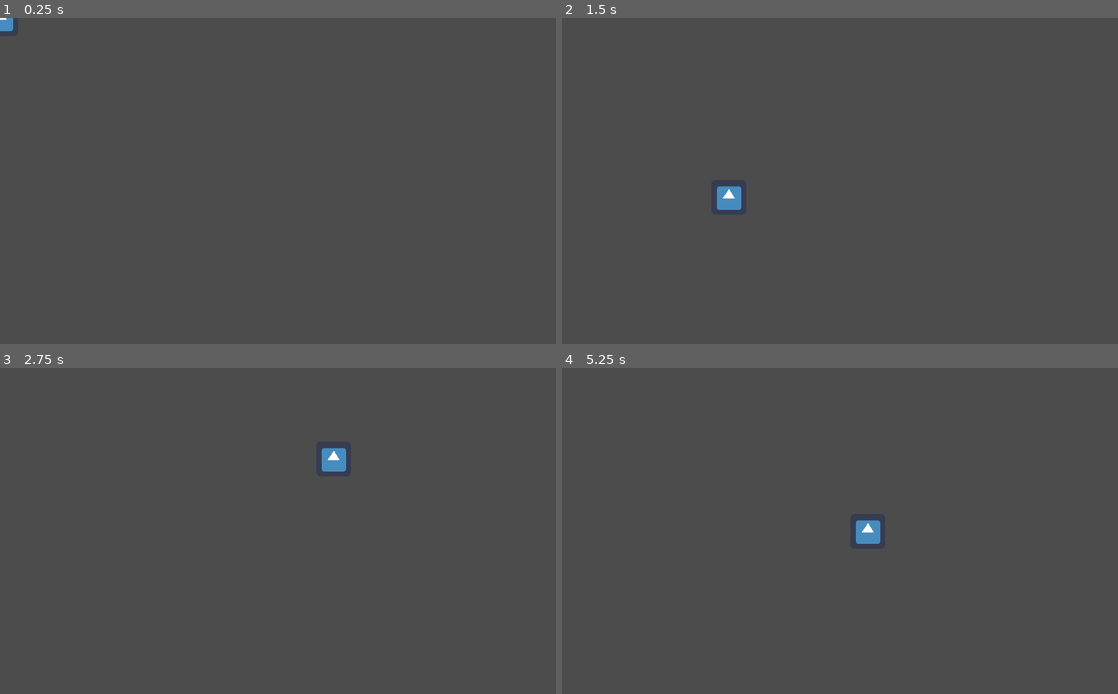
Above: before the commit, frames 1-4 (two rows, left to right).
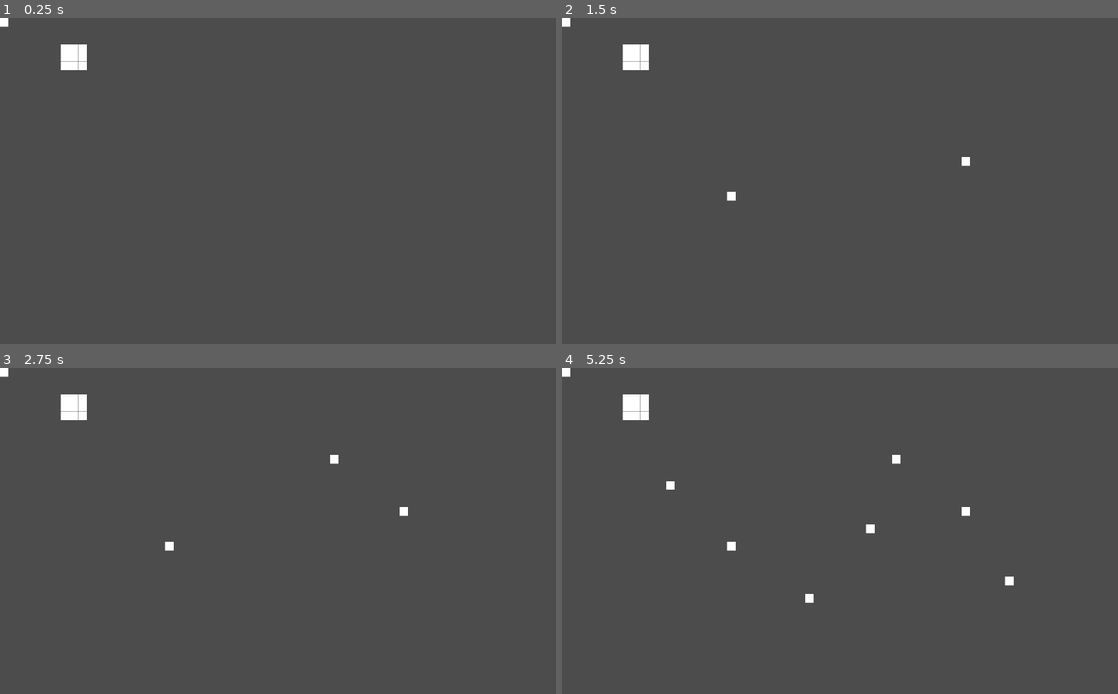
Above: after the commit, the same moments.

Repository: kosinaz/resize
Game: Godot game, scene res://Node2D.tscn
Two runs of this game, one before a commit and one after it. Both use one fixed random seed, a clock stepped at 60 frames per second and the inputs below. The engine's default icon, where the game draws it, is replaced by a stand-in: a white triangle on a blue panel in a dark square.
Inputs (mouse positions are in pixels of both pictures, inside the frame that each line leads up to):
- Up to frame 1 (0.25 s): no input
- Up to frame 2 (1.5 s): tap Enter at 0.5 s; move the mouse to (962, 164) at 0.52 s; tap Space at 1.25 s; move the mouse to (728, 197) at 1.27 s
- Up to frame 3 (2.75 s): tap Enter at 2 s; move the mouse to (333, 459) at 2.02 s
- Up to frame 4 (5.25 s): tap Space at 2.75, 4.25 s; move the mouse to (812, 596) at 2.77 s; tap Enter at 3.5 s; move the mouse to (1006, 579) at 3.52 s; move the mouse to (673, 482) at 4.27 s; move the mouse to (867, 531) at 5.02 s

The runs differ from the first frame. In frame 1, 0.5% of the frame differs, in the area x 0-16%, y 0-16%; in frame 2, 0.8%; in frame 3, 0.8%; in frame 4, 1.0%, in the area x 0-82%, y 0-73%.

Commit message:
quad test

Diff:
--- a/Node2D.gd
+++ b/Node2D.gd
@@ -13,4 +13,6 @@
 
 # Called every frame. 'delta' is the elapsed time since the previous frame.
 func _process(_delta):
-	$Sprite.position = get_global_mouse_position()
+	var x = $TileMap.world_to_map(get_global_mouse_position()).x
+	var y = $TileMap.world_to_map(get_global_mouse_position()).y
+	$TileMap.set_cell(x, y, 0)
--- a/Node2D.tscn
+++ b/Node2D.tscn
@@ -1,10 +1,29 @@
-[gd_scene load_steps=3 format=2]
+[gd_scene load_steps=4 format=2]
 
 [ext_resource path="res://Node2D.gd" type="Script" id=1]
-[ext_resource path="res://icon.png" type="Texture" id=2]
+[ext_resource path="res://monochrome_tilemap_transparent.png" type="Texture" id=3]
+
+[sub_resource type="TileSet" id=1]
+0/name = "monochrome_tilemap_transparent.png 0"
+0/texture = ExtResource( 3 )
+0/tex_offset = Vector2( 0, 0 )
+0/modulate = Color( 1, 1, 1, 1 )
+0/region = Rect2( 255, 306, 16, 16 )
+0/tile_mode = 0
+0/occluder_offset = Vector2( 0, 0 )
+0/navigation_offset = Vector2( 0, 0 )
+0/shape_offset = Vector2( 0, 0 )
+0/shape_transform = Transform2D( 1, 0, 0, 1, 0, 0 )
+0/shape_one_way = false
+0/shape_one_way_margin = 0.0
+0/shapes = [  ]
+0/z_index = 0
 
 [node name="Node2D" type="Node2D"]
 script = ExtResource( 1 )
 
-[node name="Sprite" type="Sprite" parent="."]
-texture = ExtResource( 2 )
+[node name="TileMap" type="TileMap" parent="."]
+tile_set = SubResource( 1 )
+cell_size = Vector2( 16, 16 )
+format = 1
+tile_data = PoolIntArray( 196615, 0, 0, 196616, 0, 0, 196617, 0, 0, 262151, 0, 0, 262152, 0, 0, 262153, 0, 0, 327687, 0, 0, 327688, 0, 0, 327689, 0, 0 )
Binary file added: monochrome_tilemap_transparent.png
Not shown, added: monochrome_tilemap_transparent.png.import
